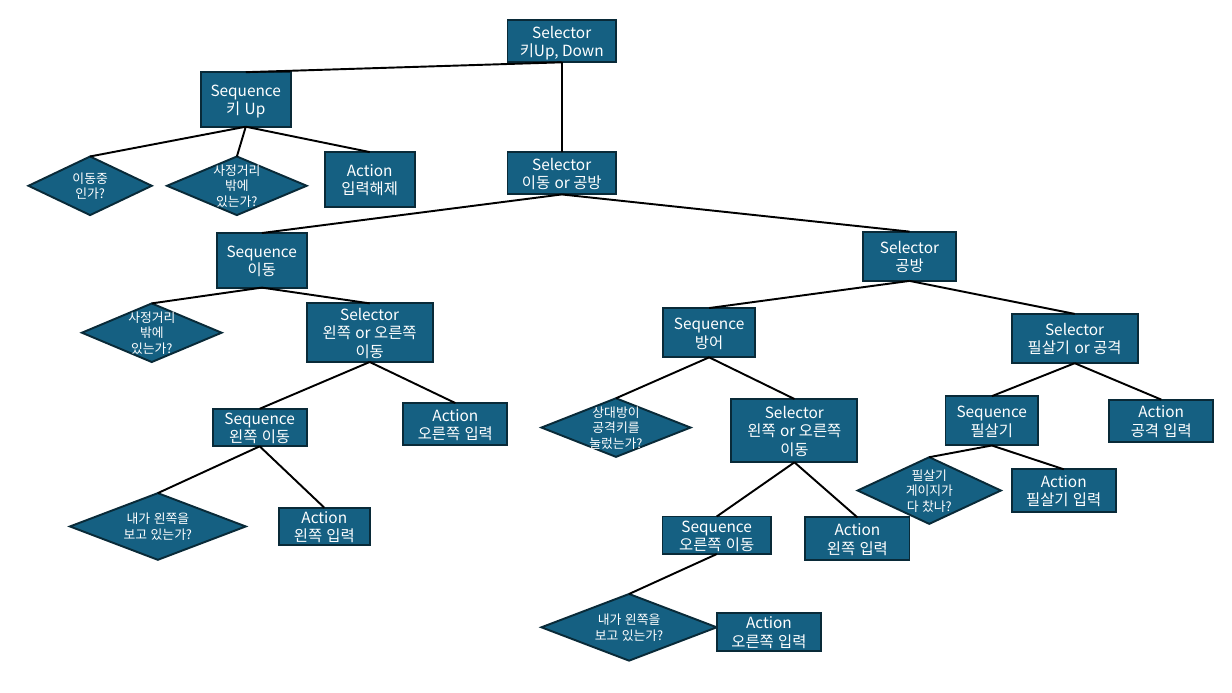
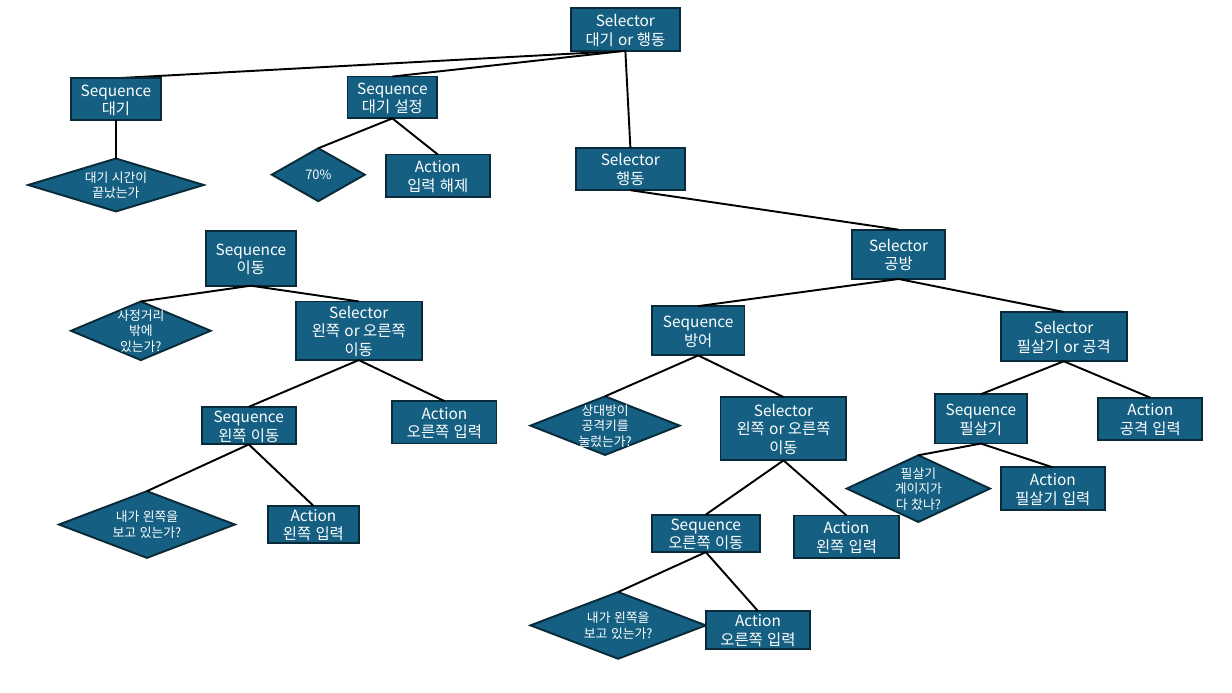
Before and after one commit to FakeZero00/2DGP-Project, a slide deck: slide 1 of AI_BT_Tree.pptx. Drawn at 1232x693 pixels with LibreOffice and Linux fonts; fonts in the diff are those of the drawing. Boxes give left, top, right and bottom in pixels: in the first picture for what was removed or moved away, otherwise in the second. Text is boxed around its words. In the diff, an @@ line names an element or a change of style, - is before the commit and + after.

Commit message:
BT트리 수정

```diff
--- a/AI_BT_Tree.pptx
+++ b/AI_BT_Tree.pptx
@@ rectangle removed at (507, 20, 616, 63) @@
-Selector
-키Up, Down
@@ rectangle added at (571, 8, 679, 51), fill #156082, outline #092A39 1.5 pt, 12 pt, text #FFFFFF @@
+Selector
+대기 or 행동
@@ line moved from (262, 233) - (562, 194) to (116, 79) - (626, 51) @@
@@ line moved from (562, 62) - (246, 72) to (393, 77) - (626, 51) @@
@@ line moved from (562, 152) - (562, 62) to (630, 148) - (626, 51) @@
@@ rectangle added at (71, 79, 161, 120), fill #156082, outline #092A39 1.5 pt, 12 pt, text #FFFFFF @@
+Sequence
+대기
@@ rectangle removed at (201, 72, 290, 127) @@
-Sequence
-키 Up
@@ rectangle added at (348, 77, 437, 118), fill #156082, outline #092A39 1.5 pt, 12 pt, text #FFFFFF @@
+Sequence
+대기 설정
@@ line moved from (370, 152) - (246, 127) to (318, 148) - (393, 118) @@
@@ line added from (393, 118) to (438, 154), #000000 1.5 pt @@
@@ line removed from (91, 156) to (246, 127) @@
@@ line moved from (237, 156) - (246, 127) to (116, 159) - (116, 120) @@
@@ diamond added at (272, 148, 365, 201), fill #156082, outline #092A39 1.5 pt, 10 pt, text #FFFFFF @@
+70%
@@ rectangle "Selector": place and size @@
-rectangle "Selector" at (507, 152, 616, 195)
+rectangle "Selector" at (577, 148, 685, 190)
@@ diamond removed at (29, 156, 152, 214) @@
-이동중인가?
@@ diamond added at (29, 159, 204, 212), fill #156082, outline #092A39 1.5 pt, 10 pt, text #FFFFFF @@
+대기 시간이 끝났는가
@@ diamond removed at (167, 156, 307, 214) @@
-사정거리 밖에 있는가?
@@ rectangle "Action": place and size @@
-rectangle "Action" at (325, 152, 415, 207)
+rectangle "Action" at (385, 154, 490, 197)
@@ text in rectangle at (407, 178, 468, 193): spaces changed @@
-입력해제
+입력 해제
@@ text in rectangle at (616, 171, 644, 185): text changed @@
-이동 or 공방
+행동
@@ line moved from (909, 232) - (562, 194) to (899, 230) - (630, 190) @@
@@ 17 lines, 14 rectangles, 5 diamonds: place and size @@
-17 lines, 14 rectangles, 5 diamonds at (70, 232, 1162, 661)
+17 lines, 14 rectangles, 5 diamonds at (59, 230, 1151, 659)
@@ rectangle "Action": place and size @@
-rectangle "Action" at (1109, 400, 1214, 443)
+rectangle "Action" at (1099, 397, 1203, 440)
@@ line added from (758, 611) to (706, 553), #000000 1.5 pt @@
```
